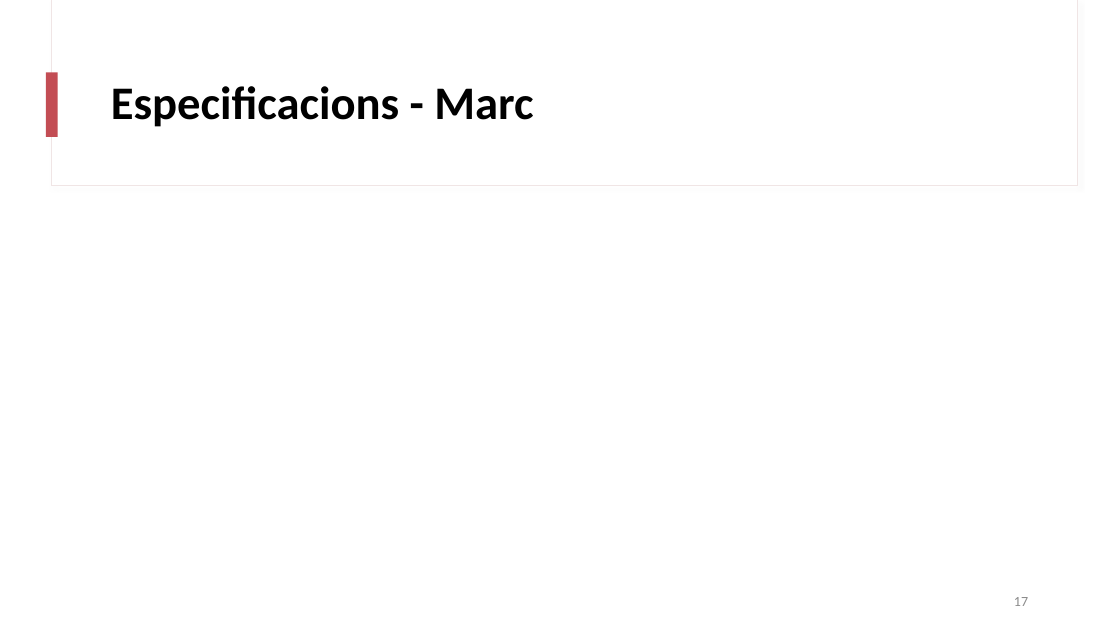
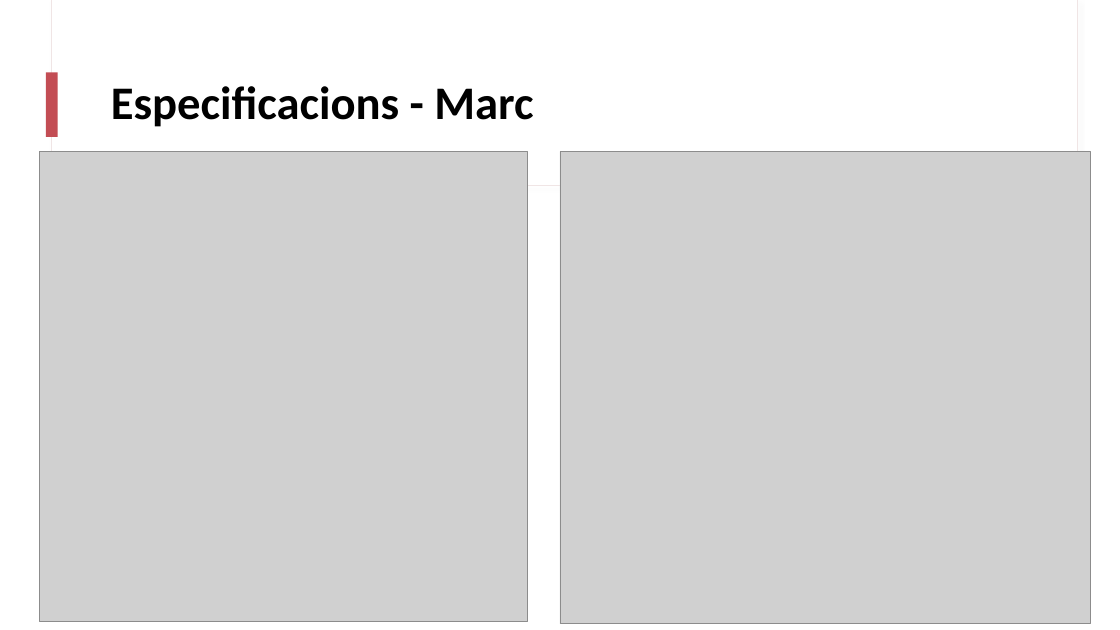
Before and after one commit to martipages/ES23UAB431-02, a slide deck: slide 17 of documents/Sprint3/Sprint_Review3_431-2.pptx. Drawn at 1120x630 pixels with LibreOffice and Linux fonts; fonts in the diff are those of the drawing; grey boxes stand for pictures. Boxes give left, top, right and bottom in pixels: in the first picture for what was removed or moved away, otherwise in the second. Text is boxed around its words. In the diff, an @@ line names an element or a change of style, - is before the commit and + after.

```diff
--- a/documents/Sprint3/Sprint_Review3_431-2.pptx
+++ b/documents/Sprint3/Sprint_Review3_431-2.pptx
@@ picture added at [39, 152, 528, 622] @@
@@ picture added at [560, 152, 1091, 624] @@
@@ page number removed at [1014, 597, 1028, 606] @@
-17
```
Also in this commit, not shown: 18 other slides changed, 7 other files.
